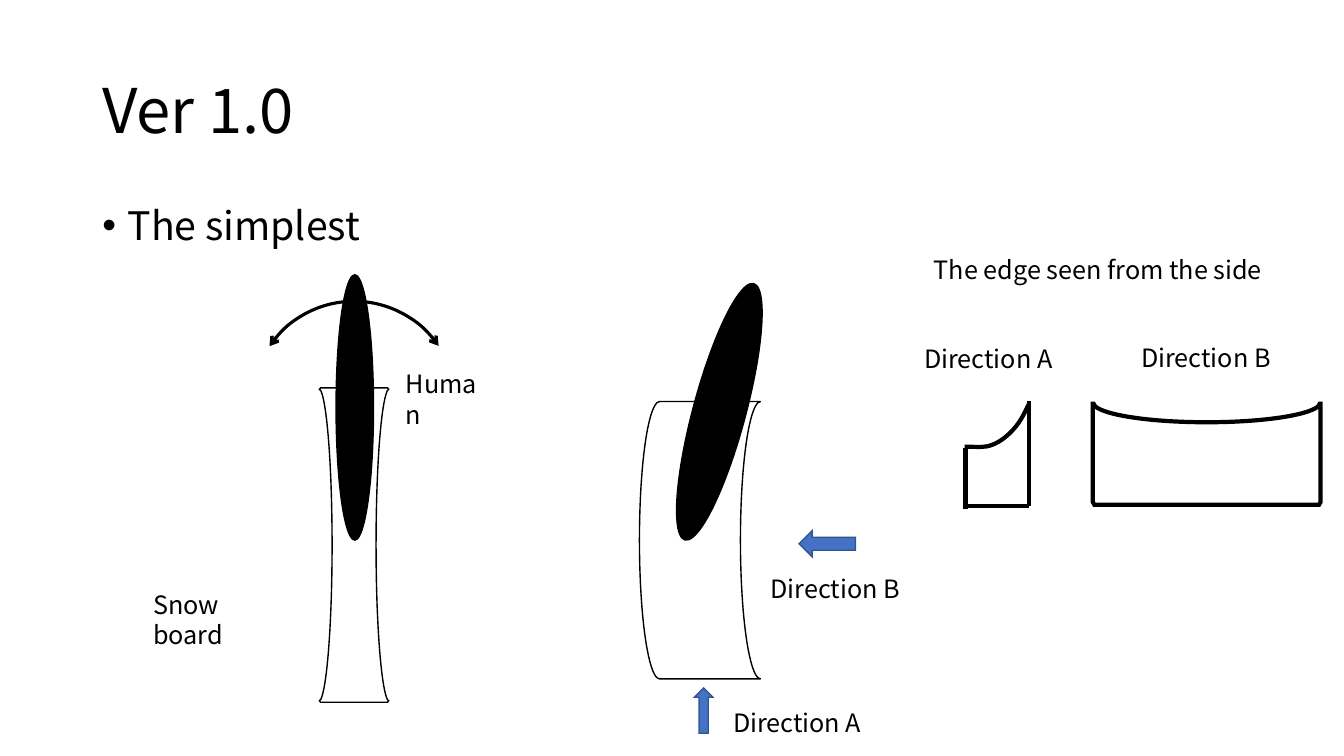
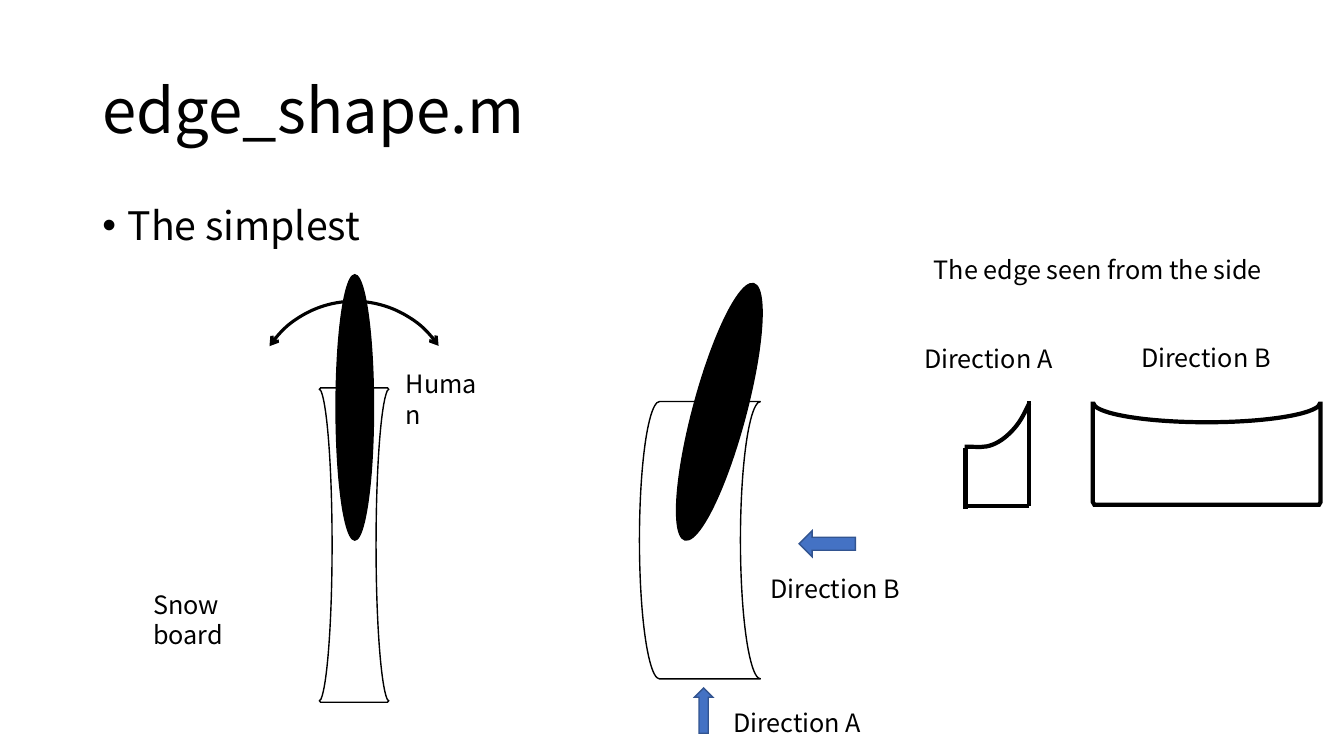
Before and after one commit to shiganai/ski-sim, a slide deck: slide 2 of Version Image.pptx. Drawn at 1344x756 pixels with LibreOffice and Linux fonts; fonts in the diff are those of the drawing. Boxes give left, top, right and bottom in pixels: in the first picture for what was removed or moved away, otherwise in the second. Text is boxed around its words. In the diff, an @@ line names an element or a change of style, - is before the commit and + after.

```diff
--- a/Version Image.pptx
+++ b/Version Image.pptx
@@ title at (x1=102, y1=84, x2=524, y2=149): text changed @@
-Ver 1.0
+edge_shape.m
```
Also in this commit, not shown: 4 slides added, 3 other files.
